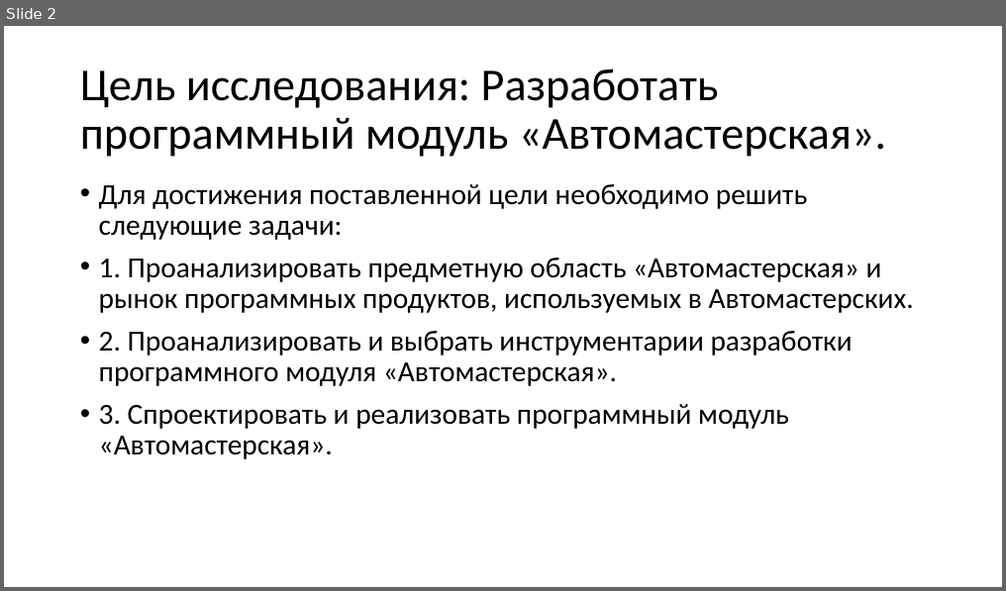
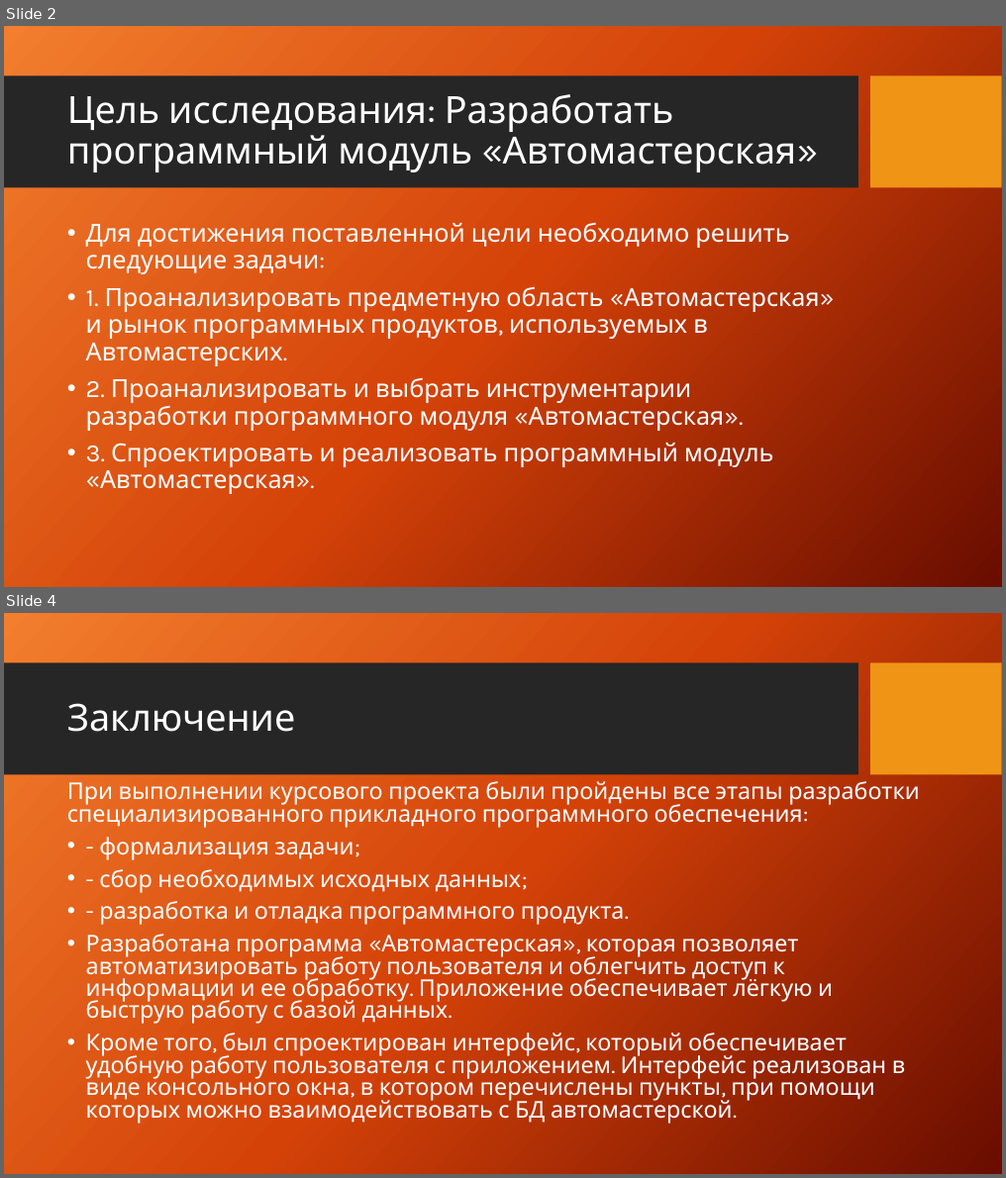
Before and after one commit to takemehome22/kursa4, a slide deck: Автомастерская.pptx. Shown one above the other, each under a label of ours: slide 2 before the commit, slides 2 and 4 after it; the slides between them are not shown. The pictures are 1006x591 and 1006x1178 pixels, drawn with LibreOffice and Linux fonts; fonts in the diff are those of the drawing; background and template pictures are left out. Boxes give left, top, right and bottom in pixels: in the first picture for what was removed or moved away, otherwise in the second. Text is boxed around its words. In the diff, an @@ line names an element or a change of style, - is before the commit and + after.

```diff
--- a/Автомастерская.pptx
+++ b/Автомастерская.pptx
@@ slide 4 added at [4,613,1002,1174], background picture (left out); not listed: 2 template elements that a slide beside it also shows @@
@@ title added at [67,703,296,732], 36 pt, text #FFFFFF @@
+Заключение
@@ text added at [67,781,920,1124], 22.2 pt, text #FFFFFF @@
+При выполнении курсового проекта были пройдены все этапы разработки специализированного прикладного программного обеспечения:
+• - формализация задачи;
+• - сбор необходимых исходных данных;
+• - разработка и отладка программного продукта.
+• Разработана программа «Автомастерская», которая позволяет автоматизировать работу пользователя и облегчить доступ к информации и ее обработку. Приложение обеспечивает лёгкую и быструю работу с базой данных.
+• Кроме того, был спроектирован интерфейс, который обеспечивает удобную работу пользователя с приложением. Интерфейс реализован в виде консольного окна, в котором перечислены пункты, при помощи которых можно взаимодействовать с БД автомастерской.
@@ slide 2 changed as well @@
@@ background #FFFFFF to picture (left out) @@
@@ rectangle added at [4,76,858,188], fill #262626 @@
@@ rectangle added at [871,76,1002,188], fill #F09415 @@
@@ title at [67,94,797,173]: text changed; size 44 to 36 pt; font Calibri to Karla; text colour #000000 to #FFFFFF @@
-Цель исследования: Разработать программный модуль «Автомастерская».
+Цель исследования: Разработать программный модуль «Автомастерская»
@@ text "Для достижения поставленной цели необходимо ...": place and size @@
-text "Для достижения поставленной цели необходимо ..." at [99,184,914,460]
+text "Для достижения поставленной цели необходимо ..." at [86,223,820,494]
@@ text "Для достижения поставленной цели необходимо ..." at [86,223,820,494]: size 28 to 24 pt, font Calibri to Karla, text colour #000000 to #FFFFFF @@
```
Also in this commit, not shown: 1 other slide changed, 1 other slide added, 1 slide removed, 1 other file.
